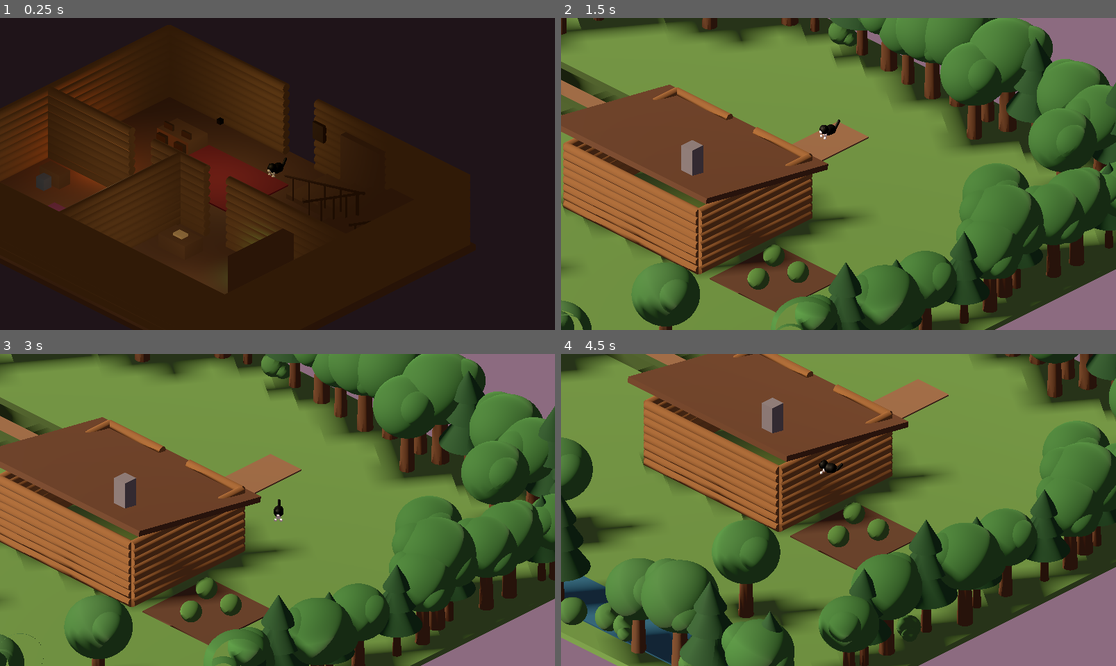
Above: before the commit, frames 1-4 (two rows, left to right).
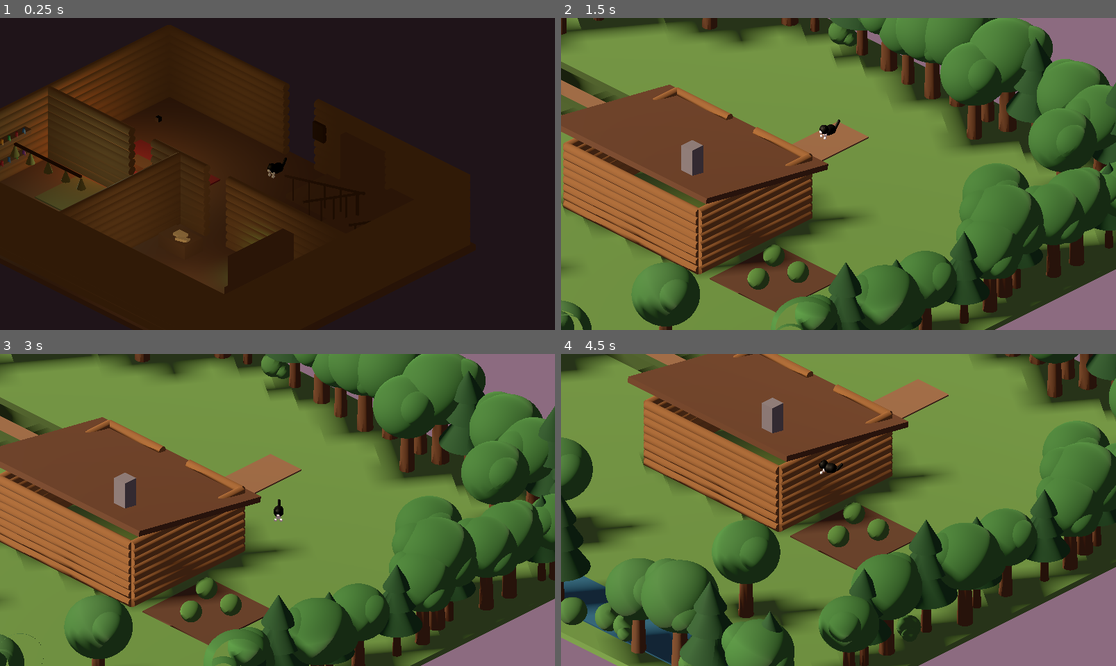
Above: after the commit, the same moments.

Repository: Mufgusnut/the-hollow
Game: Godot game, scene res://scenes/main/CottageInterior.tscn
Two runs of this game, one before a commit and one after it. Both use one fixed random seed, a clock stepped at 60 frames per second and the inputs below. This scene is started directly instead of the project's main scene.
Inputs (mouse positions are in pixels of both pictures, inside the frame that each line leads up to):
- Up to frame 1 (0.25 s): no input
- Up to frame 2 (1.5 s): tap Enter at 0.5 s; move the mouse to (960, 158) at 0.52 s; hold D (move_right) 0.53-1.25 s; hold F (cast_spell) 0.53-1.25 s; click (960, 158) at 0.67 s; tap Space (jump) at 0.77 s; drag from (727, 189) to (810, 236) at 1.27 s
- Up to frame 3 (3 s): move the mouse to (333, 441) at 2.02 s; hold D (move_right) 2.03-2.75 s; hold E (interact) 2.03-2.75 s; drag from (249, 572) to (111, 463) at 2.77 s
- Up to frame 4 (4.5 s): move the mouse to (1005, 556) at 3.52 s; hold A (move_left) 3.53-4.25 s; tap 2 (spell_slot_2) at 3.6 s; tap Space (jump) at 3.77 s; drag from (672, 463) to (755, 432) at 4.27 s

The runs differ from the first frame. In frame 1, 2.7% of the frame differs, in the area x 0-52%, y 31-89%; in frame 2, nothing differs; in frame 3, less than 0.1%; in frame 4, less than 0.1%.

Commit message:
Redecorate the cottage into three purposeful downstairs rooms plus a proper upstairs suite
Downstairs is now three distinct spaces instead of a generic
kitchen/study/bedroom split: the large south room (already the
biggest, since it isn't divided) becomes a proper living area --
dining set swapped for a couch and coffee table facing the hearth,
rug and lantern repositioned to match. The northwest room drops its
bedroom furniture entirely and becomes a potions-and-herbs workroom:
a workbench with mortar, pestle and jars, two wall shelves lined with
bottles, and dried herb bundles hanging from a ceiling beam. The
northeast room keeps the cauldron as its centerpiece and gets a stool
beside it, a spellbook on the desk, and a second shelf using the
extra space from the room's recent widening.

Upstairs gets the "attached master bath" treatment: a second pillow
and a throw blanket for the bed, a potted plant by the bedroom
window, and a small toiletry shelf plus a plant in the bathroom.

Every new placement was checked against the room's existing walls,
doorway gaps, and furniture footprints so nothing clips through a
wall or sits inside another prop.

Diff:
--- a/scenes/main/CottageInterior.tscn
+++ b/scenes/main/CottageInterior.tscn
@@ -227,6 +227,56 @@
 metallic = 0.4
 roughness = 0.6
 
+[sub_resource type="BoxMesh" id="BoxMesh_CouchSeat"]
+size = Vector3(0.9, 0.4, 1.8)
+
+[sub_resource type="BoxMesh" id="BoxMesh_CouchBack"]
+size = Vector3(0.15, 0.5, 1.8)
+
+[sub_resource type="StandardMaterial3D" id="Mat_Couch"]
+albedo_color = Color(0.42, 0.22, 0.24, 1)
+roughness = 0.9
+
+[sub_resource type="BoxMesh" id="BoxMesh_CoffeeTable"]
+size = Vector3(0.8, 0.3, 0.5)
+
+[sub_resource type="BoxMesh" id="BoxMesh_Cushion"]
+size = Vector3(0.5, 0.15, 0.5)
+
+[sub_resource type="CylinderMesh" id="CylinderMesh_Mortar"]
+top_radius = 0.15
+bottom_radius = 0.13
+height = 0.12
+
+[sub_resource type="CylinderMesh" id="CylinderMesh_Pestle"]
+top_radius = 0.03
+bottom_radius = 0.045
+height = 0.28
+
+[sub_resource type="StandardMaterial3D" id="Mat_BottleAmber"]
+albedo_color = Color(0.7, 0.45, 0.15, 0.85)
+roughness = 0.3
+
+[sub_resource type="StandardMaterial3D" id="Mat_BottleRed"]
+albedo_color = Color(0.55, 0.15, 0.18, 0.85)
+roughness = 0.3
+
+[sub_resource type="CylinderMesh" id="CylinderMesh_HerbBundle"]
+top_radius = 0.03
+bottom_radius = 0.15
+height = 0.35
+
+[sub_resource type="StandardMaterial3D" id="Mat_Herb"]
+albedo_color = Color(0.42, 0.4, 0.2, 1)
+roughness = 0.9
+
+[sub_resource type="BoxMesh" id="BoxMesh_Beam"]
+size = Vector3(3.0, 0.08, 0.08)
+
+[sub_resource type="StandardMaterial3D" id="Mat_HerbRug"]
+albedo_color = Color(0.35, 0.34, 0.2, 1)
+roughness = 0.95
+
 [node name="CottageInterior" type="Node3D"]
 script = ExtResource("3_levelroot")
 
@@ -346,7 +396,7 @@
 shape = SubResource("BoxShape3D_Partition")
 
 [node name="Rug" type="MeshInstance3D" parent="."]
-position = Vector3(-1.0, 0.03, -2.8)
+position = Vector3(-2.8, 0.03, -1.5)
 mesh = SubResource("BoxMesh_Rug")
 surface_material_override/0 = SubResource("Mat_Rug")
 
@@ -367,40 +417,35 @@
 omni_range = 4.5
 
 [node name="Lantern" type="MeshInstance3D" parent="."]
-position = Vector3(-1.0, 2.2, -2.8)
+position = Vector3(-2.5, 2.2, -1.5)
 mesh = SubResource("BoxMesh_Lantern")
 surface_material_override/0 = SubResource("Mat_Lantern")
 
 [node name="LanternLight" type="OmniLight3D" parent="."]
-position = Vector3(-1.0, 2.2, -2.8)
+position = Vector3(-2.5, 2.2, -1.5)
 light_color = Color(1, 0.85, 0.55, 1)
 light_energy = 1.0
 omni_range = 6.0
 
-[node name="DiningTable" type="MeshInstance3D" parent="."]
-position = Vector3(-3.5, 0.25, -3.6)
-mesh = SubResource("BoxMesh_DiningTable")
-surface_material_override/0 = SubResource("Mat_Wood")
-
-[node name="Chair1Seat" type="MeshInstance3D" parent="."]
-position = Vector3(-3.9, 0.2, -3.2)
-mesh = SubResource("BoxMesh_ChairSeat")
-surface_material_override/0 = SubResource("Mat_DarkWood")
-
-[node name="Chair1Back" type="MeshInstance3D" parent="."]
-position = Vector3(-3.9, 0.45, -3.38)
-mesh = SubResource("BoxMesh_ChairBack")
-surface_material_override/0 = SubResource("Mat_DarkWood")
-
-[node name="Chair2Seat" type="MeshInstance3D" parent="."]
-position = Vector3(-3.1, 0.2, -3.2)
-mesh = SubResource("BoxMesh_ChairSeat")
-surface_material_override/0 = SubResource("Mat_DarkWood")
-
-[node name="Chair2Back" type="MeshInstance3D" parent="."]
-position = Vector3(-3.1, 0.45, -3.38)
-mesh = SubResource("BoxMesh_ChairBack")
-surface_material_override/0 = SubResource("Mat_DarkWood")
+[node name="CouchSeat" type="MeshInstance3D" parent="."]
+position = Vector3(-2.3, 0.2, -1.5)
+mesh = SubResource("BoxMesh_CouchSeat")
+surface_material_override/0 = SubResource("Mat_Couch")
+
+[node name="CouchBack" type="MeshInstance3D" parent="."]
+position = Vector3(-1.775, 0.45, -1.5)
+mesh = SubResource("BoxMesh_CouchBack")
+surface_material_override/0 = SubResource("Mat_Couch")
+
+[node name="CoffeeTable" type="MeshInstance3D" parent="."]
+position = Vector3(-3.3, 0.15, -1.5)
+mesh = SubResource("BoxMesh_CoffeeTable")
+surface_material_override/0 = SubResource("Mat_Wood")
+
+[node name="HearthCushion" type="MeshInstance3D" parent="."]
+position = Vector3(-3.6, 0.08, -0.2)
+mesh = SubResource("BoxMesh_Cushion")
+surface_material_override/0 = SubResource("Mat_Rug2")
 
 [node name="Bookshelf" type="MeshInstance3D" parent="."]
 position = Vector3(3.0, 1.0, -5.3)
@@ -538,44 +583,127 @@
 [node name="CollisionShape3D" type="CollisionShape3D" parent="StairsUpTrigger"]
 shape = SubResource("BoxShape3D_StairsTrigger")
 
-[node name="Bed" type="MeshInstance3D" parent="."]
-position = Vector3(-4.2, 0.2, 4.2)
-mesh = SubResource("BoxMesh_Bed")
-surface_material_override/0 = SubResource("Mat_Blanket")
-
-[node name="Pillow" type="MeshInstance3D" parent="."]
-position = Vector3(-4.2, 0.42, 4.6)
-mesh = SubResource("BoxMesh_Pillow")
-surface_material_override/0 = SubResource("Mat_Pillow")
-
-[node name="Dresser" type="MeshInstance3D" parent="."]
-position = Vector3(-1.0, 0.6, 5.0)
-mesh = SubResource("BoxMesh_Dresser")
+[node name="HerbWorkbench" type="MeshInstance3D" parent="."]
+position = Vector3(-1.0, 0.25, 4.7)
+mesh = SubResource("BoxMesh_Table")
+surface_material_override/0 = SubResource("Mat_Wood")
+
+[node name="Mortar" type="MeshInstance3D" parent="."]
+position = Vector3(-1.3, 0.56, 4.7)
+mesh = SubResource("CylinderMesh_Mortar")
+surface_material_override/0 = SubResource("Mat_Stone")
+
+[node name="Pestle" type="MeshInstance3D" parent="."]
+position = Vector3(-0.85, 0.63, 4.75)
+rotation_degrees = Vector3(0, 0, 20)
+mesh = SubResource("CylinderMesh_Pestle")
+surface_material_override/0 = SubResource("Mat_Stone")
+
+[node name="WorkbenchJarA" type="MeshInstance3D" parent="."]
+position = Vector3(-1.5, 0.59, 4.4)
+mesh = SubResource("CylinderMesh_Bottle")
+surface_material_override/0 = SubResource("Mat_BottleGreen")
+
+[node name="WorkbenchJarB" type="MeshInstance3D" parent="."]
+position = Vector3(-1.1, 0.59, 4.35)
+mesh = SubResource("CylinderMesh_Bottle")
+surface_material_override/0 = SubResource("Mat_BottleAmber")
+
+[node name="WorkbenchJarC" type="MeshInstance3D" parent="."]
+position = Vector3(-0.7, 0.59, 4.4)
+mesh = SubResource("CylinderMesh_Bottle")
+surface_material_override/0 = SubResource("Mat_BottlePurple")
+
+[node name="HerbShelfUpper" type="MeshInstance3D" parent="."]
+position = Vector3(-5.7, 1.6, 2.0)
+rotation_degrees = Vector3(0, 90, 0)
+mesh = SubResource("BoxMesh_Shelf")
+surface_material_override/0 = SubResource("Mat_Wood")
+
+[node name="HerbShelfLower" type="MeshInstance3D" parent="."]
+position = Vector3(-5.7, 0.8, 2.0)
+rotation_degrees = Vector3(0, 90, 0)
+mesh = SubResource("BoxMesh_Shelf")
+surface_material_override/0 = SubResource("Mat_Wood")
+
+[node name="UpperJarA" type="MeshInstance3D" parent="."]
+position = Vector3(-5.6, 1.72, 1.5)
+mesh = SubResource("CylinderMesh_Bottle")
+surface_material_override/0 = SubResource("Mat_BottleBlue")
+
+[node name="UpperJarB" type="MeshInstance3D" parent="."]
+position = Vector3(-5.6, 1.72, 1.83)
+mesh = SubResource("CylinderMesh_Bottle")
+surface_material_override/0 = SubResource("Mat_BottleRed")
+
+[node name="UpperJarC" type="MeshInstance3D" parent="."]
+position = Vector3(-5.6, 1.72, 2.17)
+mesh = SubResource("CylinderMesh_Bottle")
+surface_material_override/0 = SubResource("Mat_BottleGreen")
+
+[node name="UpperJarD" type="MeshInstance3D" parent="."]
+position = Vector3(-5.6, 1.72, 2.5)
+mesh = SubResource("CylinderMesh_Bottle")
+surface_material_override/0 = SubResource("Mat_BottleAmber")
+
+[node name="LowerJarA" type="MeshInstance3D" parent="."]
+position = Vector3(-5.6, 0.92, 1.5)
+mesh = SubResource("CylinderMesh_Bottle")
+surface_material_override/0 = SubResource("Mat_BottlePurple")
+
+[node name="LowerJarB" type="MeshInstance3D" parent="."]
+position = Vector3(-5.6, 0.92, 1.83)
+mesh = SubResource("CylinderMesh_Bottle")
+surface_material_override/0 = SubResource("Mat_BottleGreen")
+
+[node name="LowerJarC" type="MeshInstance3D" parent="."]
+position = Vector3(-5.6, 0.92, 2.17)
+mesh = SubResource("CylinderMesh_Bottle")
+surface_material_override/0 = SubResource("Mat_BottleBlue")
+
+[node name="LowerJarD" type="MeshInstance3D" parent="."]
+position = Vector3(-5.6, 0.92, 2.5)
+mesh = SubResource("CylinderMesh_Bottle")
+surface_material_override/0 = SubResource("Mat_BottleRed")
+
+[node name="HerbBeam" type="MeshInstance3D" parent="."]
+position = Vector3(-3.0, 2.3, 3.0)
+mesh = SubResource("BoxMesh_Beam")
 surface_material_override/0 = SubResource("Mat_DarkWood")
 
-[node name="Vanity" type="MeshInstance3D" parent="."]
-position = Vector3(-4.7, 0.25, 1.0)
-mesh = SubResource("BoxMesh_Vanity")
-surface_material_override/0 = SubResource("Mat_Wood")
-
-[node name="VanityStool" type="MeshInstance3D" parent="."]
-position = Vector3(-4.7, 0.2, 1.5)
-mesh = SubResource("BoxMesh_Stool")
-surface_material_override/0 = SubResource("Mat_Fabric")
-
-[node name="Chest" type="MeshInstance3D" parent="."]
-position = Vector3(-4.2, 0.25, 3.3)
-mesh = SubResource("BoxMesh_Chest")
-surface_material_override/0 = SubResource("Mat_DarkWood")
-
-[node name="BedroomRug" type="MeshInstance3D" parent="."]
-position = Vector3(-2.5, 0.03, 3.0)
+[node name="HerbBundleA" type="MeshInstance3D" parent="."]
+position = Vector3(-4.5, 2.05, 3.0)
+mesh = SubResource("CylinderMesh_HerbBundle")
+surface_material_override/0 = SubResource("Mat_Herb")
+
+[node name="HerbBundleB" type="MeshInstance3D" parent="."]
+position = Vector3(-3.8, 2.05, 3.0)
+mesh = SubResource("CylinderMesh_HerbBundle")
+surface_material_override/0 = SubResource("Mat_Herb")
+
+[node name="HerbBundleC" type="MeshInstance3D" parent="."]
+position = Vector3(-3.0, 2.05, 3.0)
+mesh = SubResource("CylinderMesh_HerbBundle")
+surface_material_override/0 = SubResource("Mat_Herb")
+
+[node name="HerbBundleD" type="MeshInstance3D" parent="."]
+position = Vector3(-2.2, 2.05, 3.0)
+mesh = SubResource("CylinderMesh_HerbBundle")
+surface_material_override/0 = SubResource("Mat_Herb")
+
+[node name="HerbBundleE" type="MeshInstance3D" parent="."]
+position = Vector3(-1.5, 2.05, 3.0)
+mesh = SubResource("CylinderMesh_HerbBundle")
+surface_material_override/0 = SubResource("Mat_Herb")
+
+[node name="HerbRoomRug" type="MeshInstance3D" parent="."]
+position = Vector3(-3.2, 0.03, 1.2)
 mesh = SubResource("BoxMesh_BedroomRug")
-surface_material_override/0 = SubResource("Mat_Rug2")
-
-[node name="BedroomLight" type="OmniLight3D" parent="."]
-position = Vector3(-2.5, 1.8, 3.0)
-light_color = Color(1, 0.85, 0.6, 1)
+surface_material_override/0 = SubResource("Mat_HerbRug")
+
+[node name="HerbRoomLight" type="OmniLight3D" parent="."]
+position = Vector3(-3.0, 1.8, 2.5)
+light_color = Color(0.85, 0.95, 0.75, 1)
 light_energy = 0.9
 omni_range = 5.5
 
@@ -634,6 +762,32 @@
 light_color = Color(0.4, 0.9, 0.5, 1)
 light_energy = 0.6
 omni_range = 1.8
+
+[node name="CauldronStool" type="MeshInstance3D" parent="."]
+position = Vector3(3.3, 0.2, 0.6)
+mesh = SubResource("BoxMesh_Stool")
+surface_material_override/0 = SubResource("Mat_Fabric")
+
+[node name="SpellbookStand" type="MeshInstance3D" parent="."]
+position = Vector3(1.5, 0.56, 1.4)
+rotation_degrees = Vector3(-15, 20, 0)
+mesh = SubResource("BoxMesh_Book")
+surface_material_override/0 = SubResource("Mat_Parchment")
+
+[node name="EastShelf" type="MeshInstance3D" parent="."]
+position = Vector3(7.0, 1.2, 3.5)
+mesh = SubResource("BoxMesh_BigShelf")
+surface_material_override/0 = SubResource("Mat_Wood")
+
+[node name="EastShelfJarA" type="MeshInstance3D" parent="."]
+position = Vector3(7.0, 1.9, 3.0)
+mesh = SubResource("CylinderMesh_Bottle")
+surface_material_override/0 = SubResource("Mat_BottleAmber")
+
+[node name="EastShelfJarB" type="MeshInstance3D" parent="."]
+position = Vector3(7.0, 1.9, 3.4)
+mesh = SubResource("CylinderMesh_Bottle")
+surface_material_override/0 = SubResource("Mat_BottleRed")
 
 [node name="StudyLight" type="OmniLight3D" parent="."]
 position = Vector3(3.0, 1.8, 3.0)
--- a/scenes/main/CottageUpstairs.tscn
+++ b/scenes/main/CottageUpstairs.tscn
@@ -191,6 +191,46 @@
 emission_energy_multiplier = 1.6
 transparency = 1
 
+[sub_resource type="BoxMesh" id="BoxMesh_Throw"]
+size = Vector3(1.8, 0.1, 0.4)
+
+[sub_resource type="StandardMaterial3D" id="Mat_Throw"]
+albedo_color = Color(0.55, 0.35, 0.15, 1)
+roughness = 0.9
+
+[sub_resource type="CylinderMesh" id="CylinderMesh_Pot"]
+top_radius = 0.14
+bottom_radius = 0.1
+height = 0.22
+
+[sub_resource type="SphereMesh" id="SphereMesh_PlantLeaves"]
+radius = 0.2
+height = 0.4
+
+[sub_resource type="StandardMaterial3D" id="Mat_Pot"]
+albedo_color = Color(0.5, 0.28, 0.2, 1)
+roughness = 0.9
+
+[sub_resource type="StandardMaterial3D" id="Mat_PlantLeaves"]
+albedo_color = Color(0.22, 0.42, 0.24, 1)
+roughness = 0.9
+
+[sub_resource type="BoxMesh" id="BoxMesh_ToiletryShelf"]
+size = Vector3(0.7, 0.1, 0.25)
+
+[sub_resource type="CylinderMesh" id="CylinderMesh_ToiletryJar"]
+top_radius = 0.06
+bottom_radius = 0.07
+height = 0.14
+
+[sub_resource type="StandardMaterial3D" id="Mat_ToiletryJarA"]
+albedo_color = Color(0.6, 0.75, 0.7, 0.85)
+roughness = 0.3
+
+[sub_resource type="StandardMaterial3D" id="Mat_ToiletryJarB"]
+albedo_color = Color(0.75, 0.65, 0.55, 0.85)
+roughness = 0.3
+
 [node name="CottageUpstairs" type="Node3D"]
 script = ExtResource("3_levelroot")
 
@@ -288,9 +328,29 @@
 surface_material_override/0 = SubResource("Mat_Bed")
 
 [node name="Pillow" type="MeshInstance3D" parent="."]
-position = Vector3(-2.7, 0.42, 2.65)
+position = Vector3(-3.0, 0.42, 2.65)
 mesh = SubResource("BoxMesh_Pillow")
 surface_material_override/0 = SubResource("Mat_Pillow")
+
+[node name="Pillow2" type="MeshInstance3D" parent="."]
+position = Vector3(-2.4, 0.42, 2.65)
+mesh = SubResource("BoxMesh_Pillow")
+surface_material_override/0 = SubResource("Mat_Pillow")
+
+[node name="BedThrow" type="MeshInstance3D" parent="."]
+position = Vector3(-2.7, 0.42, 1.95)
+mesh = SubResource("BoxMesh_Throw")
+surface_material_override/0 = SubResource("Mat_Throw")
+
+[node name="WindowPlantPot" type="MeshInstance3D" parent="."]
+position = Vector3(-3.7, 0.31, -2.0)
+mesh = SubResource("CylinderMesh_Pot")
+surface_material_override/0 = SubResource("Mat_Pot")
+
+[node name="WindowPlantLeaves" type="MeshInstance3D" parent="."]
+position = Vector3(-3.7, 0.55, -2.0)
+mesh = SubResource("SphereMesh_PlantLeaves")
+surface_material_override/0 = SubResource("Mat_PlantLeaves")
 
 [node name="Wardrobe" type="MeshInstance3D" parent="."]
 position = Vector3(0.3, 0.9, 2.6)
@@ -433,6 +493,32 @@
 mesh = SubResource("BoxMesh_TowelRack")
 surface_material_override/0 = SubResource("Mat_Towel")
 
+[node name="ToiletryShelf" type="MeshInstance3D" parent="."]
+position = Vector3(3.7, 0.9, 2.5)
+rotation_degrees = Vector3(0, 90, 0)
+mesh = SubResource("BoxMesh_ToiletryShelf")
+surface_material_override/0 = SubResource("Mat_Wood")
+
+[node name="ToiletryJarA" type="MeshInstance3D" parent="."]
+position = Vector3(3.7, 1.02, 2.35)
+mesh = SubResource("CylinderMesh_ToiletryJar")
+surface_material_override/0 = SubResource("Mat_ToiletryJarA")
+
+[node name="ToiletryJarB" type="MeshInstance3D" parent="."]
+position = Vector3(3.7, 1.02, 2.65)
+mesh = SubResource("CylinderMesh_ToiletryJar")
+surface_material_override/0 = SubResource("Mat_ToiletryJarB")
+
+[node name="BathPlantPot" type="MeshInstance3D" parent="."]
+position = Vector3(1.3, 0.31, -3.2)
+mesh = SubResource("CylinderMesh_Pot")
+surface_material_override/0 = SubResource("Mat_Pot")
+
+[node name="BathPlantLeaves" type="MeshInstance3D" parent="."]
+position = Vector3(1.3, 0.55, -3.2)
+mesh = SubResource("SphereMesh_PlantLeaves")
+surface_material_override/0 = SubResource("Mat_PlantLeaves")
+
 [node name="BathroomWindow" type="MeshInstance3D" parent="."]
 position = Vector3(4.02, 1.6, 1.0)
 mesh = SubResource("BoxMesh_Window")
